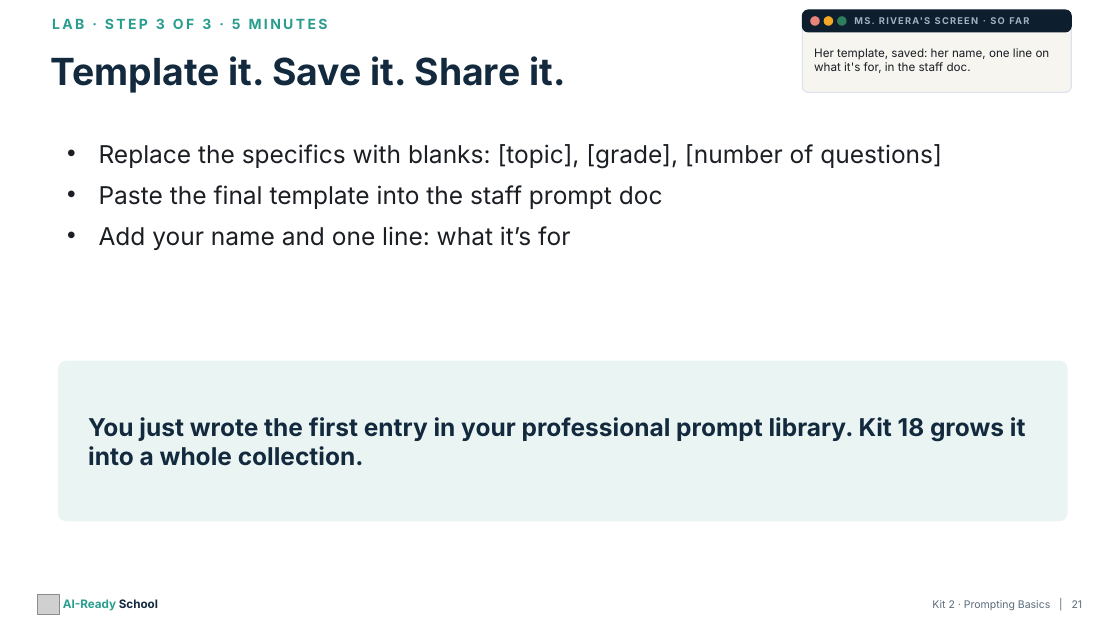
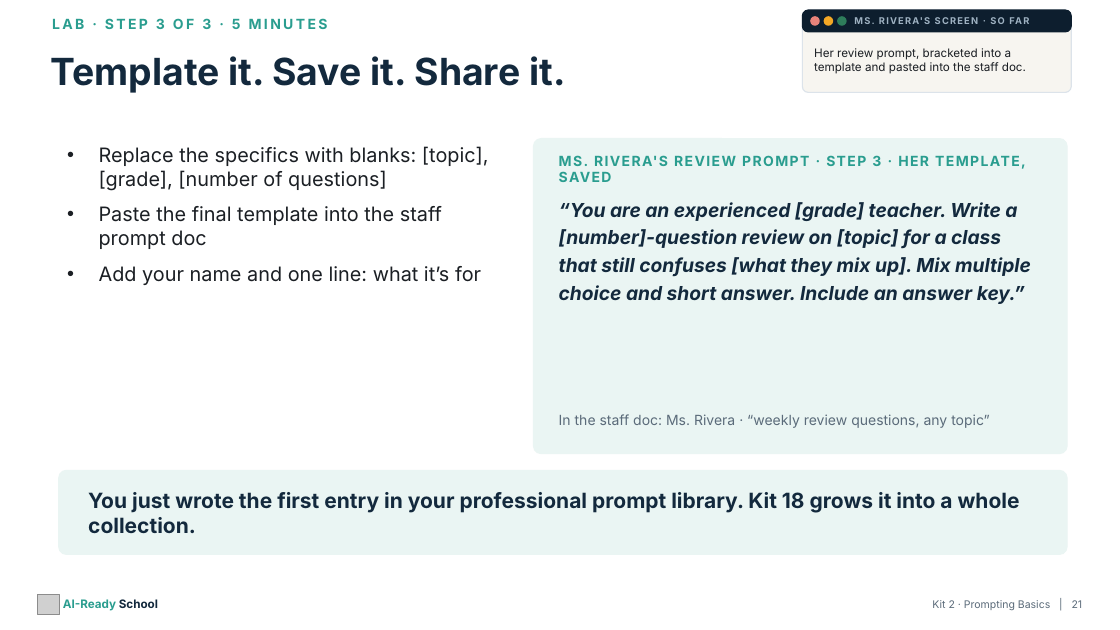
Before and after one commit to aspinozzi1/Ai-School-Ready, a slide deck: slide 21 of kits/kit02-tpt/Kit02_PresentationDeck.pptx. Drawn at 1120x630 pixels with LibreOffice and Linux fonts; fonts in the diff are those of the drawing; grey boxes stand for pictures. Boxes give left, top, right and bottom in pixels: in the first picture for what was removed or moved away, otherwise in the second. Text is boxed around its words. In the diff, an @@ line names an element or a change of style, - is before the commit and + after.

```diff
--- a/kits/kit02-tpt/Kit02_PresentationDeck.pptx
+++ b/kits/kit02-tpt/Kit02_PresentationDeck.pptx
@@ text at (x1=814, y1=48, x2=1026, y2=74): text changed @@
-Her template, saved: her name, one line on what it's for, in the staff doc.
+Her review prompt, bracketed into a template and pasted into the staff doc.
@@ text "Replace the specifics with blanks: ..." at (x1=99, y1=146, x2=489, y2=285): size 21 to 17 pt @@
@@ rounded rectangle resized from (x1=59, y1=361, x2=1067, y2=521) to (x1=534, y1=139, x2=1067, y2=454) @@
@@ rounded rectangle at (x1=534, y1=139, x2=1067, y2=454): proportions changed @@
@@ text added at (x1=559, y1=155, x2=881, y2=182), 12 pt, text #2A9D8F, bold @@
+MS. RIVERA'S REVIEW PROMPT · STEP 3 · HER TEMPLATE, SAVED
@@ text added at (x1=559, y1=202, x2=1031, y2=304), 16.5 pt, text #13293D, bold, italic @@
+“You are an experienced [grade] teacher. Write a [number]-question review on [topic] for a class that still confuses [what they mix up]. Mix multiple choice and short answer. Include an answer key.”
@@ text added at (x1=559, y1=414, x2=990, y2=428), 12 pt, text #5B6B7A @@
+In the staff doc: Ms. Rivera · “weekly review questions, any topic”
@@ rounded rectangle added at (x1=59, y1=471, x2=1067, y2=555), fill #EAF5F3, outline #EAF5F3 1 pt @@
@@ text "You just wrote the first ..." moved from (x1=88, y1=417, x2=1026, y2=466) to (x1=88, y1=492, x2=1020, y2=533) @@
@@ text "You just wrote the first ..." at (x1=88, y1=492, x2=1020, y2=533): size 21 to 18 pt @@
```
Also in this commit, not shown: 6 other slides changed, 23 other files.
